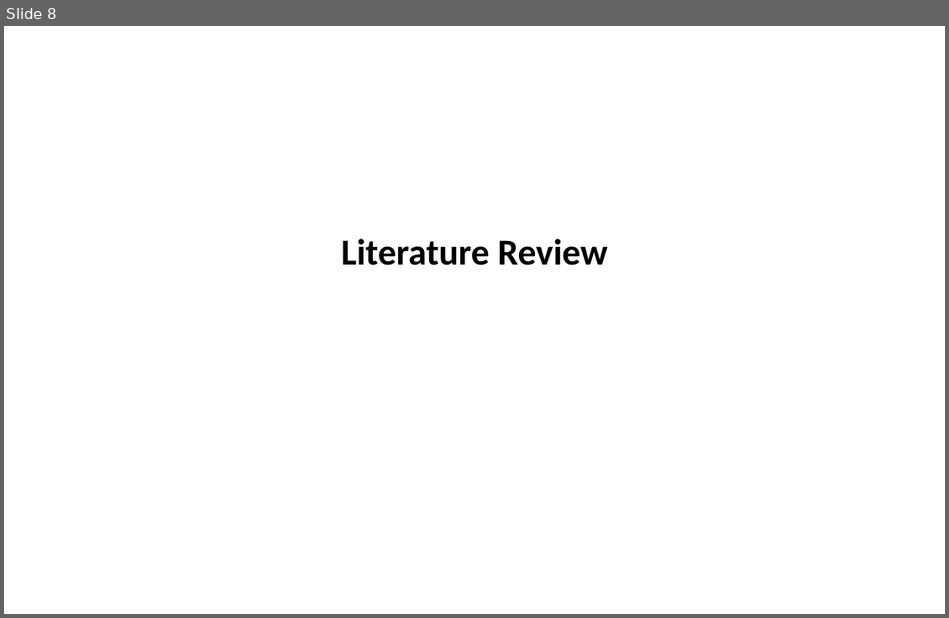
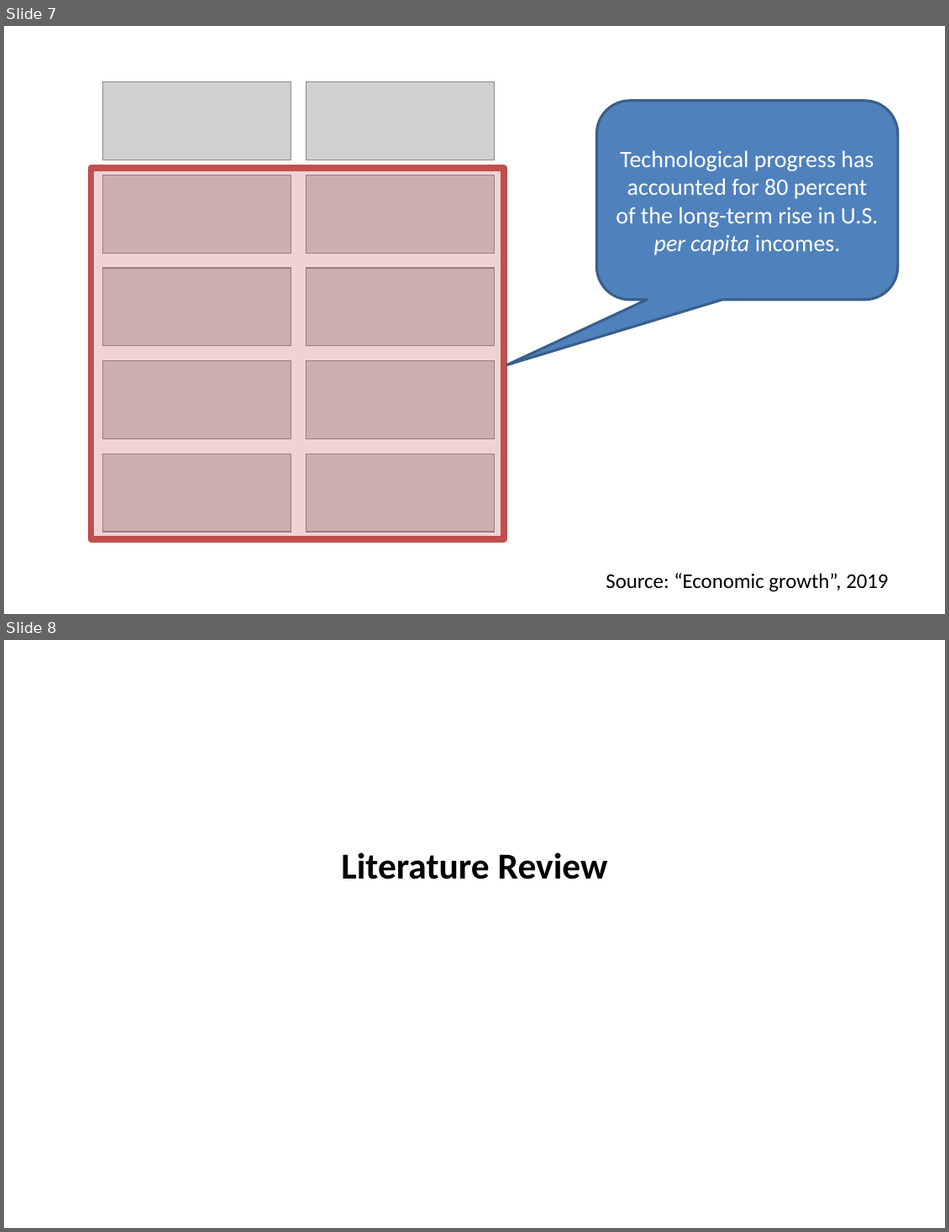
Before and after one commit to SLU-Courses-Townes/SOC5600, a slide deck: FinalProject/Presentation/Townes_SOC5600_FinalProject_Presentation.pptx. Shown one above the other, each under a label of ours: slide 8 before the commit, slides 7 and 8 after it. The pictures are 949x618 and 949x1232 pixels, drawn with LibreOffice and Linux fonts; fonts in the diff are those of the drawing; grey boxes stand for pictures. Boxes give left, top, right and bottom in pixels: in the first picture for what was removed or moved away, otherwise in the second. Text is boxed around its words. In the diff, an @@ line names an element or a change of style, - is before the commit and + after.

```diff
--- a/FinalProject/Presentation/Townes_SOC5600_FinalProject_Presentation.pptx
+++ b/FinalProject/Presentation/Townes_SOC5600_FinalProject_Presentation.pptx
@@ slide 7 added at [4, 26, 945, 614], background #FFFFFF @@
@@ picture added at [103, 82, 291, 160] @@
@@ picture added at [306, 82, 495, 160] @@
@@ rounded speech box added at [597, 100, 898, 300], fill #4F81BD, outline #3A5F8C 2 pt, 18 pt, text #FFFFFF @@
+Technological progress has accounted for 80 percent of the long-term rise in U.S. per capita incomes.
@@ rectangle added at [91, 168, 504, 538], fill #C0504D at 25% opacity, outline #C0504D 5 pt @@
@@ picture added at [103, 175, 291, 253] @@
@@ picture added at [306, 175, 495, 253] @@
@@ picture added at [103, 268, 291, 346] @@
@@ picture added at [306, 268, 495, 346] @@
@@ picture added at [103, 361, 291, 439] @@
@@ picture added at [306, 361, 495, 439] @@
@@ picture added at [103, 454, 291, 533] @@
@@ picture added at [306, 454, 495, 533] @@
@@ text added at [605, 573, 888, 592], 16 pt, text #000000 @@
+Source: “Economic growth”, 2019
```
Also in this commit, not shown: 6 slides changed, 4 other slides added, 2 slides removed.
